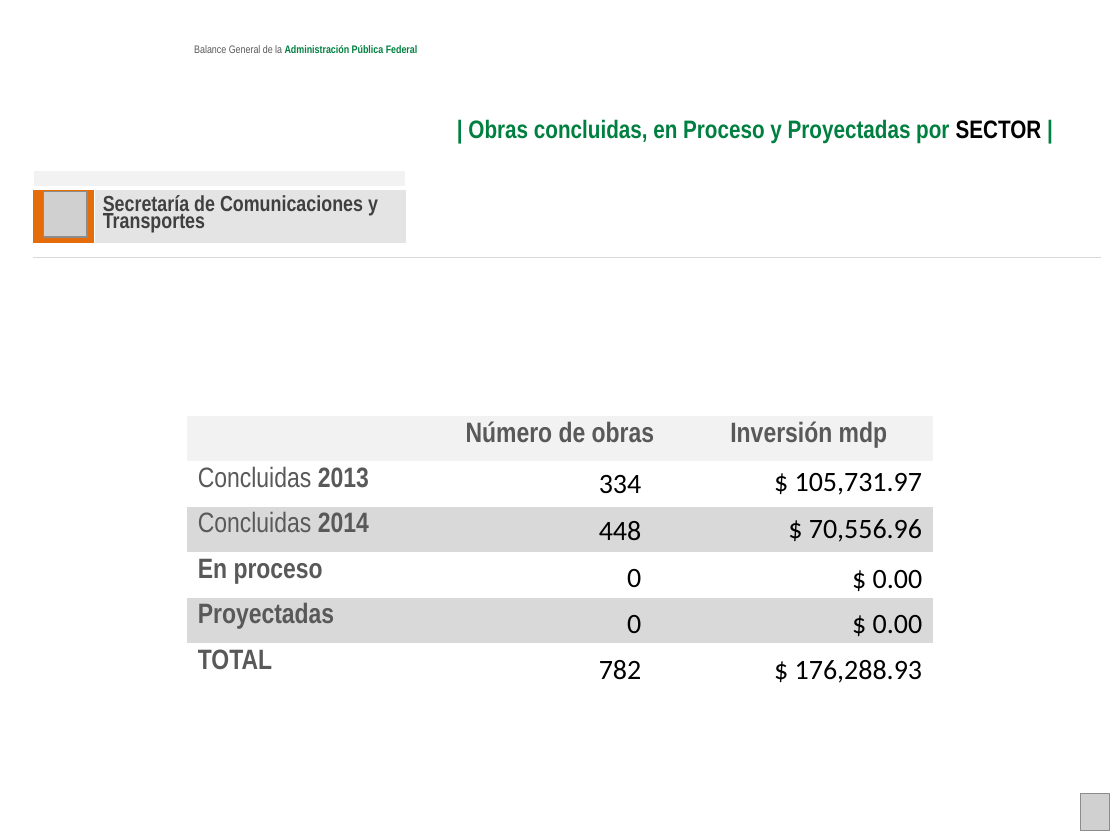
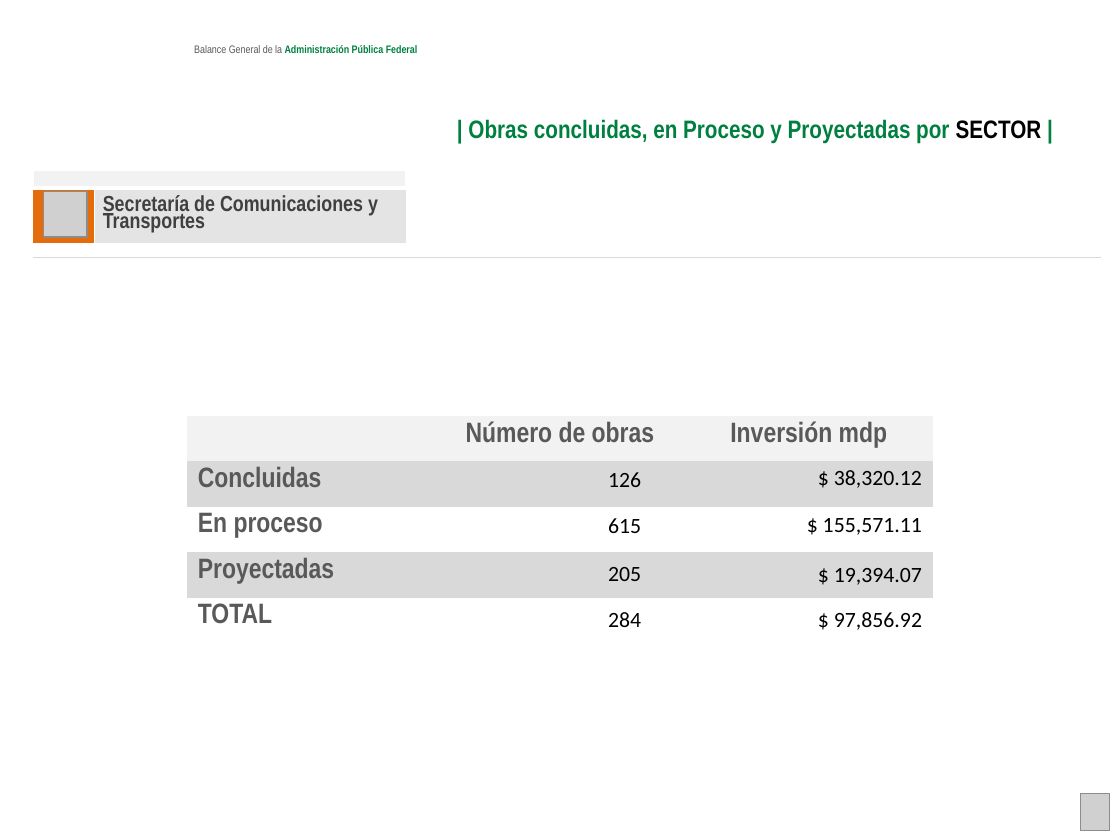
Before and after one commit to fpedro23/djangoObras, a slide deck: slide 9 of obras/static/ppt/ppt-generados/hiper_por_sector_1.pptx (slide 17 before the commit). Drawn at 1120x840 pixels with LibreOffice and Linux fonts; fonts in the diff are those of the drawing; grey boxes stand for pictures; background and template pictures are left out. Boxes give left, top, right and bottom in pixels: in the first picture for what was removed or moved away, otherwise in the second. Text is boxed around its words. In the diff, an @@ line names an element or a change of style, - is before the commit and + after.

```diff
--- a/obras/static/ppt/ppt-generados/hiper_por_sector_1.pptx
+++ b/obras/static/ppt/ppt-generados/hiper_por_sector_1.pptx
@@ table at <box>187,416,933,643</box> @@
-row 2: Concluidas 2013 |  | 
-row 3: Concluidas 2014 |  | 
+row 2: Concluidas |  | 
@@ text at <box>608,472,641,487</box>: text changed; size 18 to 14 pt @@
-334
+126
@@ text at <box>834,470,922,488</box>: text changed; size 18 to 14 pt @@
-$ 105,731.97
+$ 38,320.12
@@ text at <box>608,518,641,533</box>: text changed; size 18 to 14 pt @@
-448
+615
@@ text at <box>823,518,922,535</box>: text changed; size 18 to 14 pt @@
-$ 70,556.96
+$ 155,571.11
@@ text at <box>608,567,641,581</box>: text changed; size 18 to 14 pt @@
-0
+205
@@ text at <box>834,568,922,585</box>: text changed; size 18 to 14 pt @@
-$ 0.00
+$ 19,394.07
@@ text at <box>608,612,641,627</box>: text changed; size 18 to 14 pt @@
-782
+284
@@ text removed at <box>627,615,641,633</box> @@
-0
@@ text at <box>834,612,922,630</box>: text changed; size 18 to 14 pt @@
-$ 176,288.93
+$ 97,856.92
@@ text removed at <box>873,615,923,633</box> @@
-$ 0.00
```
Also in this commit, not shown: 28 other slides changed, 1 slide added, 31 slides removed, 5 other files.
